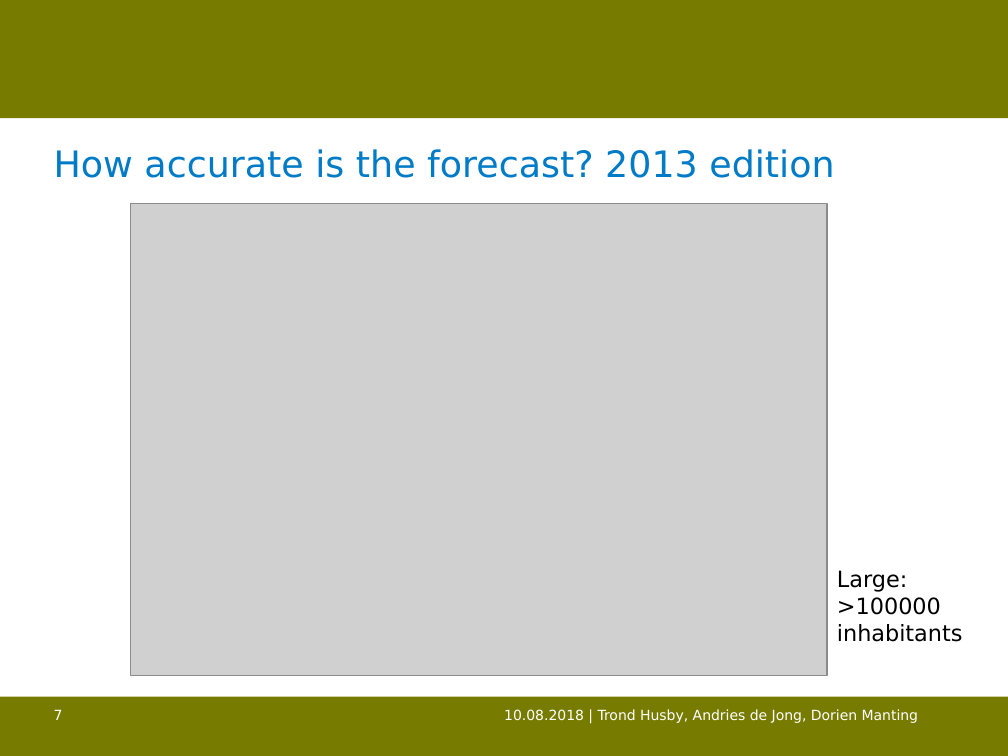
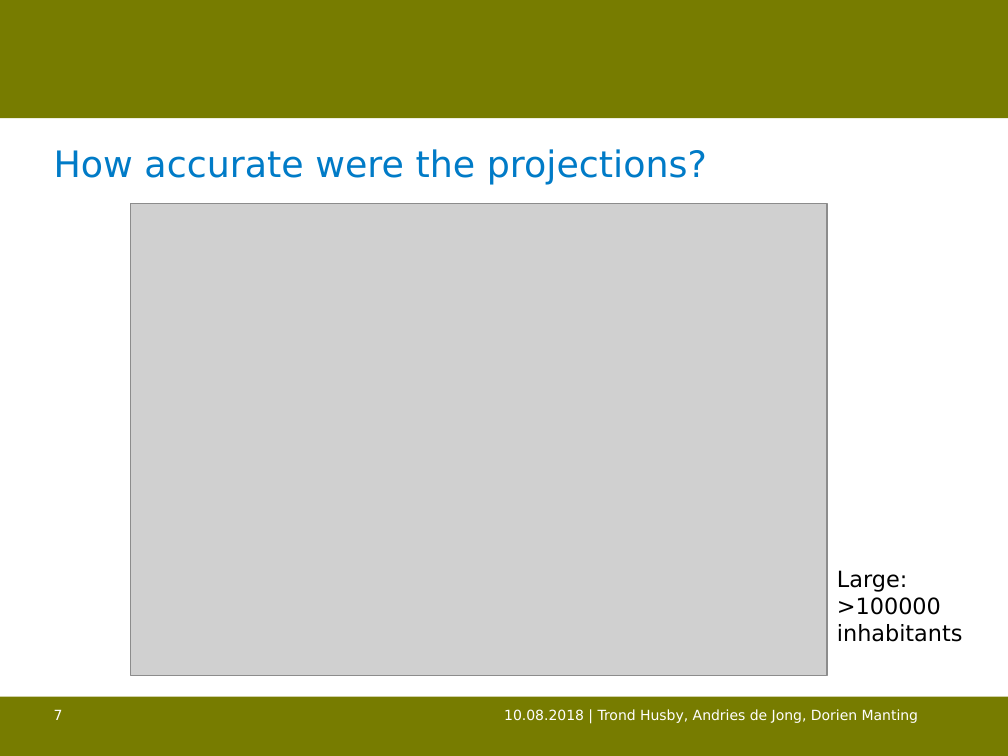
Before and after one commit to trondhusby/mobility_forecast, a slide deck: slide 7 of output/bsps-HUSBY.pptx. Drawn at 1008x756 pixels with LibreOffice and Linux fonts; fonts in the diff are those of the drawing; grey boxes stand for pictures; background and template pictures are left out. Boxes give left, top, right and bottom in pixels: in the first picture for what was removed or moved away, otherwise in the second. Text is boxed around its words. In the diff, an @@ line names an element or a change of style, - is before the commit and + after.

```diff
--- a/output/bsps-HUSBY.pptx
+++ b/output/bsps-HUSBY.pptx
@@ title at box(54, 149, 707, 185): text changed @@
-How accurate is the forecast? 2013 edition
+How accurate were the projections?
```
Also in this commit, not shown: 8 other slides changed.
